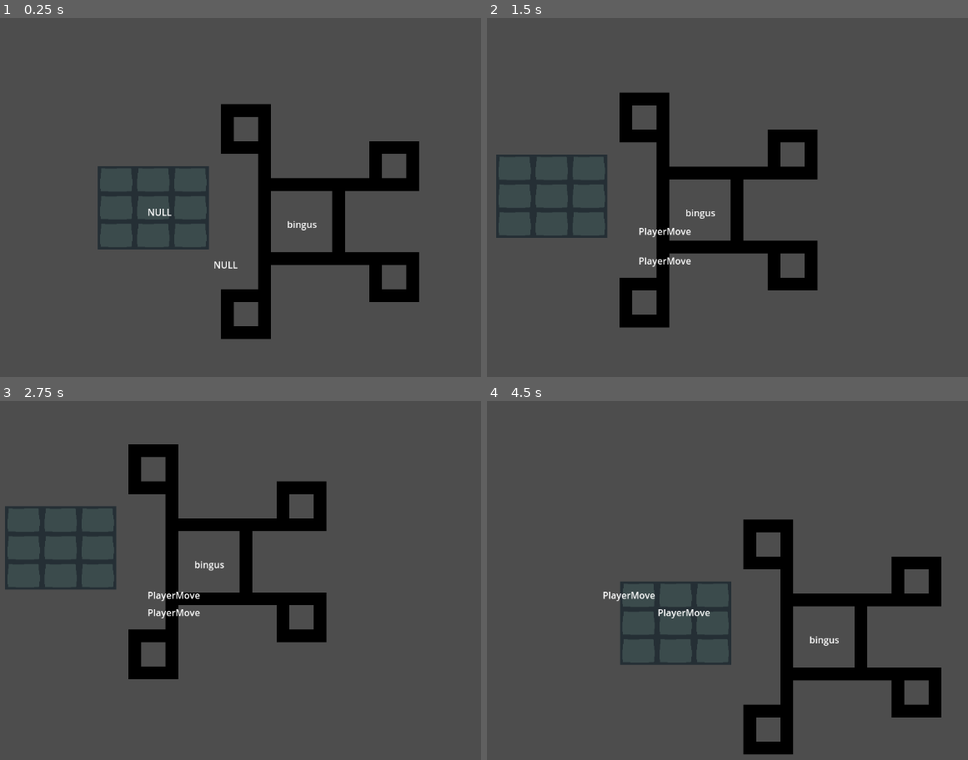
Above: before the commit, frames 1-4 (two rows, left to right).
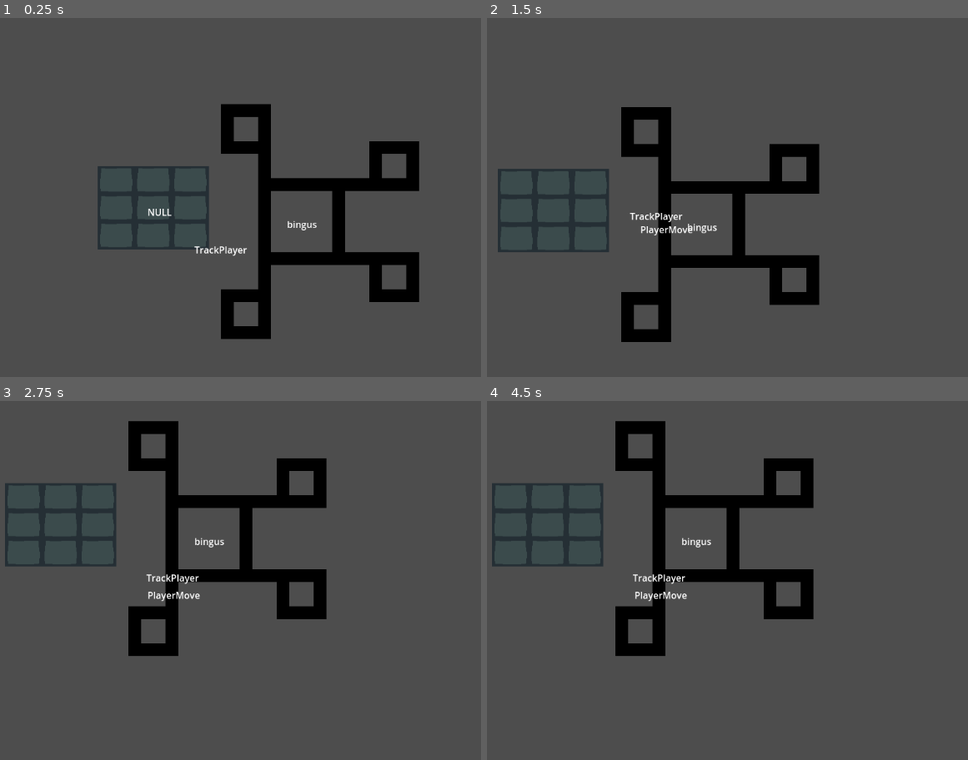
Above: after the commit, the same moments.

Repository: HenceTheBeetroot/log_72
Game: Godot game, scene res://scenes/test_scene.tscn
Two runs of this game, one before a commit and one after it. Both use one fixed random seed, a clock stepped at 60 frames per second and the inputs below.
Inputs:
- Up to frame 1 (0.25 s): no input
- Up to frame 2 (1.5 s): hold Right (right) 0.53-1.28 s; tap Z (select) at 0.6, 1.35 s; hold Down (down) from 1.28 s (still down)
- Up to frame 3 (2.75 s): release Down (down) at 2.03 s; hold Right (right) from 2.03 s (still down); tap Z (select) at 2.1 s
- Up to frame 4 (4.5 s): release Right (right) at 2.78 s; hold Up (up) 2.78-3.53 s; tap Z (select) at 2.85, 3.6, 4.35 s; hold Left (left) from 3.53 s (still down)

The runs differ from the first frame. In frame 1, 0.2% of the frame differs, in the area x 40-52%, y 63-70%; in frame 2, 10%; in frame 3, 10%; in frame 4, 17%, in the area x 1-95%, y 5-99%.
Error before the commit: Invalid assignment of property or key 'scale' with value of type 'float' on a base object of type 'null instance'. (res://scenes/entity/handler/sight_handler.g…

Commit message:
Rework sight; add basic enemy tracking AI

Diff:
--- a/project.godot
+++ b/project.godot
@@ -22,6 +22,12 @@
 [display]
 
 window/stretch/mode="viewport"
+
+[global_group]
+
+state_entity=""
+player_main=""
+entity=""
 
 [input]
 
--- a/scenes/entity/entity.gd
+++ b/scenes/entity/entity.gd
@@ -2,3 +2,7 @@
 class_name Entity
 
 # funny wrapper class :D
+
+func _ready() -> void:
+	set_motion_mode(1)
+	add_to_group("entity")
--- a/scenes/entity/entity.tscn
+++ b/scenes/entity/entity.tscn
@@ -1,11 +1,9 @@
-[gd_scene load_steps=3 format=3 uid="uid://du1whc1t3xmsr"]
+[gd_scene load_steps=2 format=3 uid="uid://du1whc1t3xmsr"]
 
 [ext_resource type="Script" uid="uid://d4j3uwcmhoqm4" path="res://scenes/entity/entity.gd" id="1_vgic1"]
-[ext_resource type="Script" uid="uid://bds1ijein6myi" path="res://scenes/entity/handler/state_handler.gd" id="2_kg4qe"]
 
 [node name="Entity" type="CharacterBody2D"]
 motion_mode = 1
+platform_on_leave = 2
+platform_floor_layers = 0
 script = ExtResource("1_vgic1")
-
-[node name="StateHandler" type="Node" parent="."]
-script = ExtResource("2_kg4qe")
--- /dev/null
+++ b/scenes/entity/handler/HitboxHandler.tscn
@@ -0,0 +1,6 @@
+[gd_scene load_steps=2 format=3 uid="uid://dpstaj6iojehn"]
+
+[ext_resource type="Script" uid="uid://ikcvmekryi5l" path="res://scenes/entity/handler/hitbox_handler.gd" id="1_jkyi7"]
+
+[node name="HitboxHandler" type="CollisionShape2D"]
+script = ExtResource("1_jkyi7")
--- a/scenes/entity/handler/SightHandler.tscn
+++ b/scenes/entity/handler/SightHandler.tscn
@@ -1,13 +1,6 @@
-[gd_scene load_steps=3 format=3 uid="uid://wji2d64iwtqa"]
+[gd_scene load_steps=2 format=3 uid="uid://wji2d64iwtqa"]
 
 [ext_resource type="Script" uid="uid://dh6na3x5h2u6h" path="res://scenes/entity/handler/sight_handler.gd" id="1_hftra"]
 
-[sub_resource type="CircleShape2D" id="CircleShape2D_lt5qs"]
-
 [node name="SightHandler" type="Node2D"]
 script = ExtResource("1_hftra")
-
-[node name="Area2D" type="Area2D" parent="."]
-
-[node name="CollisionShape2D" type="CollisionShape2D" parent="Area2D"]
-shape = SubResource("CircleShape2D_lt5qs")
--- /dev/null
+++ b/scenes/entity/handler/StateHandler.tscn
@@ -0,0 +1,7 @@
+[gd_scene load_steps=2 format=3 uid="uid://dsrs2lohe8ust"]
+
+[ext_resource type="Script" uid="uid://bds1ijein6myi" path="res://scenes/entity/handler/state_handler.gd" id="1_myfry"]
+
+[node name="StateHandler" type="Node"]
+script = ExtResource("1_myfry")
+metadata/_custom_type_script = "uid://bds1ijein6myi"
--- a/scenes/entity/handler/sight_handler.gd
+++ b/scenes/entity/handler/sight_handler.gd
@@ -1,17 +1,28 @@
 extends Node2D
 class_name SightHandler
 
-@export var FOV: float = 90
-@export var DISTANCE: float = 300
-@onready var area_2d = $Area2D
-@onready var circle = $Area2D/CollisionShape2D
+@export var range: float
+@onready var area_2d: Area2D
+@onready var collision_shape: CollisionShape2D
+@onready var shape: Shape2D
 
 func _ready() -> void:
-	FOV = deg_to_rad(FOV)
-	generate_field()
+	# Create necessary nodes
+	area_2d = Area2D.new()
+	area_2d.name = "Area"
+	collision_shape = CollisionShape2D.new()
+	collision_shape.name = "Collision Shape"
+	shape = CircleShape2D.new()
 
-func generate_field() -> void:
-	circle.scale = DISTANCE
+	# Configure shape and assign it
+	shape.set_radius(range)
+	collision_shape.set_shape(shape)
+
+	# Add as children
+	area_2d.add_child.call_deferred(collision_shape)
+	self.add_child.call_deferred(area_2d)
+
+	# Legacy raycast code because I know you're gonna need this in a bit
 	#for i in CASTS:
 	#	var ray: RayCast2D = RayCast2D.new()
 	#	var angle: float = FOV * ((i - ((CASTS - 1.0) / 2.0)) / (CASTS - 1.0))
@@ -19,5 +30,10 @@
 	#	add_child(ray)
 	#	ray.enabled = true
 
-func _process(delta: float) -> void:
-	pass
+func find_rand_in_group(group: String) -> CharacterBody2D:
+	var bodies = area_2d.get_overlapping_bodies()
+	bodies.shuffle()
+	for body in bodies:
+		if body.is_in_group(group):
+			return body
+	return null
--- a/scenes/entity/handler/state_handler.gd
+++ b/scenes/entity/handler/state_handler.gd
@@ -6,6 +6,7 @@
 var debug_text : Label
 
 func _ready() -> void:
+	owner.add_to_group("state_entity")
 	for STATE in get_children():
 		if STATE is State:
 			STATES.append(STATE)
@@ -14,28 +15,23 @@
 	if Universal.DEBUG:
 		debug_text = Label.new()
 		debug_text.text = "UNDEFINED"
-		print(debug_text)
-		print(owner)
 		owner.add_child.call_deferred(debug_text)
-		print(owner.get_children())
-		print(debug_text.get_parent())
 
 func _process(delta: float) -> void:
 	if ACTIVE: # if there is a current state
 		if ACTIVE.Condition(): # and that state is still valid
 			ACTIVE.Process(delta) # run state
-		else:
-			ACTIVE.Out() # leave state
+		elif ACTIVE.Out(): # leave state
 			ACTIVE = null
 	if not ACTIVE: # if there is no current state
 		for STATE in STATES: # find first valid state
 			if STATE.Condition():
-				ACTIVE = STATE # enter state
-				ACTIVE.In()
-				ACTIVE.Process(delta) # run new state
+				if STATE.In():
+					ACTIVE = STATE # enter state
+					ACTIVE.Process(delta) # run new state
+				break
 	if Universal.DEBUG:
 		debug_text.text = (ACTIVE.name if ACTIVE else "NULL")
 
 func _physics_process(delta: float) -> void:
-	if ACTIVE: # run physicsprocess of state, but do not update state
-		ACTIVE.PhysicsProcess(delta)
+	owner.move_and_slide()
--- a/scenes/entity/player.tscn
+++ b/scenes/entity/player.tscn
@@ -1,16 +1,18 @@
-[gd_scene load_steps=5 format=3 uid="uid://csiay2we48wfr"]
+[gd_scene load_steps=6 format=3 uid="uid://csiay2we48wfr"]
 
 [ext_resource type="PackedScene" uid="uid://du1whc1t3xmsr" path="res://scenes/entity/entity.tscn" id="1_oorfy"]
-[ext_resource type="Script" uid="uid://ikcvmekryi5l" path="res://scenes/entity/handler/hitbox_handler.gd" id="2_303ra"]
+[ext_resource type="PackedScene" uid="uid://dpstaj6iojehn" path="res://scenes/entity/handler/HitboxHandler.tscn" id="2_poj5f"]
 [ext_resource type="Script" uid="uid://dypwt2wapl0pc" path="res://scenes/entity/state/player_move.gd" id="3_no6j4"]
+[ext_resource type="PackedScene" uid="uid://dsrs2lohe8ust" path="res://scenes/entity/handler/StateHandler.tscn" id="3_poj5f"]
 
-[sub_resource type="CircleShape2D" id="CircleShape2D_asnkb"]
+[sub_resource type="CircleShape2D" id="CircleShape2D_tgyl1"]
 
-[node name="Player" instance=ExtResource("1_oorfy")]
+[node name="Player" groups=["player_main"] instance=ExtResource("1_oorfy")]
 
-[node name="HitboxHandler" type="CollisionShape2D" parent="." index="0"]
-shape = SubResource("CircleShape2D_asnkb")
-script = ExtResource("2_303ra")
+[node name="HitboxHandler" parent="." index="0" instance=ExtResource("2_poj5f")]
+shape = SubResource("CircleShape2D_tgyl1")
+
+[node name="StateHandler" parent="." index="1" instance=ExtResource("3_poj5f")]
 
 [node name="PlayerMove" type="Node" parent="StateHandler" index="0"]
 script = ExtResource("3_no6j4")
--- a/scenes/entity/state/player_move.gd
+++ b/scenes/entity/state/player_move.gd
@@ -10,7 +10,6 @@
 func Condition():
 	return owner.velocity or Vector2(Input.get_axis("left", "right"), Input.get_axis("up", "down")).normalized()
 
-func PhysicsProcess(delta: float):
+func Process(delta: float):
 	var direction = Vector2(Input.get_axis("left", "right"), Input.get_axis("up", "down")).normalized()
 	owner.velocity = owner.velocity.move_toward(direction * MAXSPEED, MOMENTUM)
-	owner.move_and_slide()
--- a/scenes/entity/state/state.gd
+++ b/scenes/entity/state/state.gd
@@ -1,11 +1,11 @@
 extends Node
 class_name State
 
-func In():
-	pass
+func In() -> bool:
+	return true
 
-func Out():
-	pass
+func Out() -> bool:
+	return true
 
 func Condition() -> bool:
 	return false
--- /dev/null
+++ b/scenes/entity/state/track_player.gd
@@ -0,0 +1,32 @@
+extends State
+class_name TrackPlayer
+
+@export var sight: SightHandler
+@export var MOMENTUM: float = 0.0625
+@export var MAXSPEED: float = 300
+
+var target: Vector2
+
+func _ready() -> void:
+	MOMENTUM = MAXSPEED / (60 * MOMENTUM) # Converts MOMENTUM from seconds to distance per frame (for move_towards)
+
+func Out():
+	var distance: Vector2 = target - owner.position
+	if distance.length() > 10:
+		var speed = max(MAXSPEED * distance.length() / sight.range, MAXSPEED / 4)
+		owner.velocity = owner.velocity.move_toward(distance.normalized() * speed, MOMENTUM) # slow upon approach
+	else:
+		owner.velocity = owner.velocity.move_toward(Vector2.ZERO, MOMENTUM / 8) # slow to stop
+		if abs(owner.velocity.x) + abs(owner.velocity.y) < 1:
+			owner.velocity = Vector2.ZERO
+			return true
+	return false
+
+func Condition():
+	return sight.find_rand_in_group("player_main")
+
+func Process(delta: float):
+	var new_pos = sight.find_rand_in_group("player_main").position
+	if new_pos: target = new_pos
+	var direction = (target - owner.position).normalized()
+	owner.velocity = owner.velocity.move_toward(direction * MAXSPEED, MOMENTUM)
--- a/scenes/entity/test_enemy.tscn
+++ b/scenes/entity/test_enemy.tscn
@@ -1,22 +1,29 @@
-[gd_scene load_steps=6 format=3 uid="uid://wg6r2a6okgoo"]
+[gd_scene load_steps=7 format=3 uid="uid://wg6r2a6okgoo"]
 
 [ext_resource type="PackedScene" uid="uid://du1whc1t3xmsr" path="res://scenes/entity/entity.tscn" id="1_p1mgr"]
 [ext_resource type="Script" uid="uid://dh6na3x5h2u6h" path="res://scenes/entity/handler/sight_handler.gd" id="2_2ghg6"]
-[ext_resource type="Script" uid="uid://ikcvmekryi5l" path="res://scenes/entity/handler/hitbox_handler.gd" id="2_wpg62"]
-[ext_resource type="Script" uid="uid://dypwt2wapl0pc" path="res://scenes/entity/state/player_move.gd" id="3_0oism"]
+[ext_resource type="PackedScene" uid="uid://dpstaj6iojehn" path="res://scenes/entity/handler/HitboxHandler.tscn" id="2_s7bmi"]
+[ext_resource type="Script" uid="uid://duahsd68kqc3p" path="res://scenes/entity/state/track_player.gd" id="3_s7bmi"]
+[ext_resource type="PackedScene" uid="uid://dsrs2lohe8ust" path="res://scenes/entity/handler/StateHandler.tscn" id="4_s7bmi"]
 
-[sub_resource type="CapsuleShape2D" id="CapsuleShape2D_cq8pw"]
+[sub_resource type="CapsuleShape2D" id="CapsuleShape2D_s7bmi"]
 height = 40.0
 
 [node name="Test_Enemy" instance=ExtResource("1_p1mgr")]
+wall_min_slide_angle = 0.0872665
 
-[node name="HitboxHandler" type="CollisionShape2D" parent="." index="0"]
-shape = SubResource("CapsuleShape2D_cq8pw")
-script = ExtResource("2_wpg62")
+[node name="HitboxHandler" parent="." index="0" instance=ExtResource("2_s7bmi")]
+shape = SubResource("CapsuleShape2D_s7bmi")
 
-[node name="PlayerMove" type="Node" parent="StateHandler" index="0"]
-script = ExtResource("3_0oism")
+[node name="SightHandler" type="Node2D" parent="." index="1"]
+script = ExtResource("2_2ghg6")
+range = 256.0
+metadata/_custom_type_script = "uid://dh6na3x5h2u6h"
+
+[node name="StateHandler" parent="." index="2" instance=ExtResource("4_s7bmi")]
+
+[node name="TrackPlayer" type="Node" parent="StateHandler" index="0" node_paths=PackedStringArray("sight")]
+script = ExtResource("3_s7bmi")
+sight = NodePath("../../SightHandler")
 MAXSPEED = 200.0
-
-[node name="SightHandler" type="Node2D" parent="." index="2"]
-script = ExtResource("2_2ghg6")
+metadata/_custom_type_script = "uid://duahsd68kqc3p"
--- a/scenes/test_scene.tscn
+++ b/scenes/test_scene.tscn
@@ -151,6 +151,8 @@
 [node name="Player" parent="." instance=ExtResource("1_73pot")]
 position = Vector2(22, 68)
 motion_mode = 0
+platform_on_leave = 0
+platform_floor_layers = 4294967295
 
 [node name="Camera2D" type="Camera2D" parent="Player"]
 position_smoothing_enabled = true
@@ -166,5 +168,7 @@
 [node name="Test_Enemy" parent="." instance=ExtResource("4_cwh77")]
 position = Vector2(136, 159)
 motion_mode = 0
+platform_on_leave = 0
+platform_floor_layers = 4294967295
 
 [node name="CanvasModulate" type="CanvasModulate" parent="."]
Not shown, added: scenes/entity/state/track_player.gd.uid
